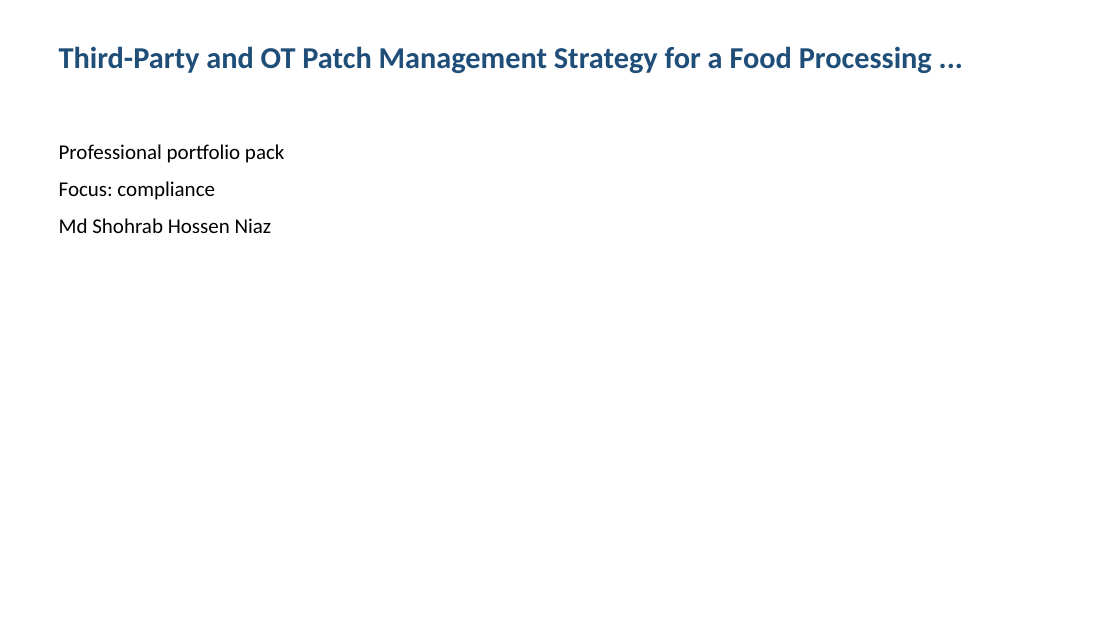
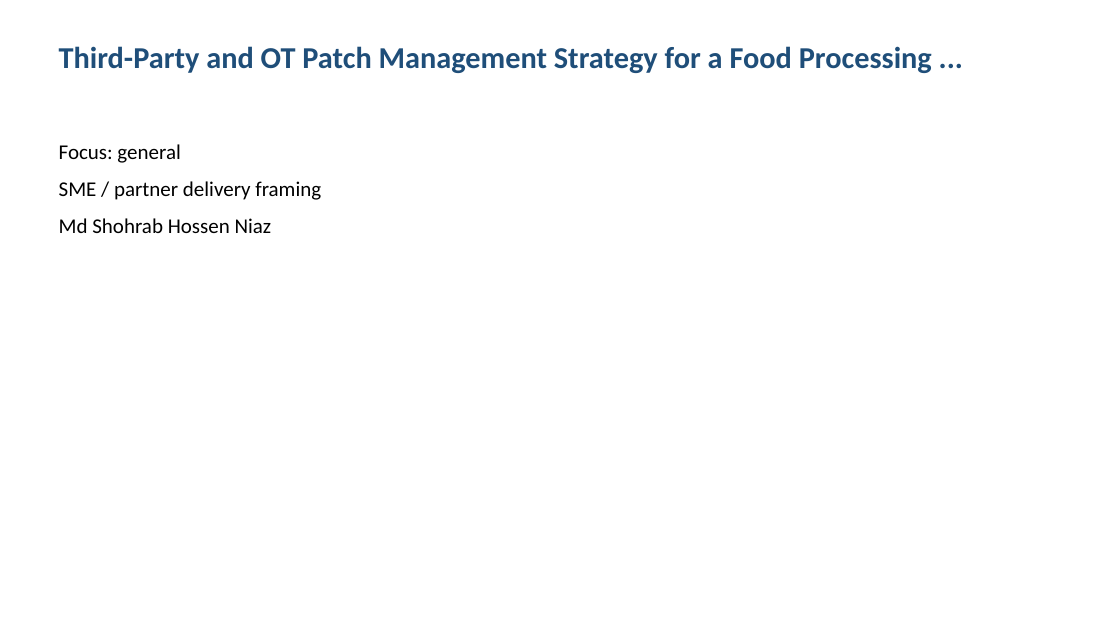
Before and after one commit to shohrabniaz/ot-thirdparty-patch-strategy, a slide deck: slide 1 of Final_Submission/02_Presentation.pptx. Drawn at 1120x630 pixels with LibreOffice and Linux fonts; fonts in the diff are those of the drawing. Boxes give left, top, right and bottom in pixels: in the first picture for what was removed or moved away, otherwise in the second. Text is boxed around its words. In the diff, an @@ line names an element or a change of style, - is before the commit and + after.

Commit message:
Polish portfolio pack for professional showcase readiness.

```diff
--- a/Final_Submission/02_Presentation.pptx
+++ b/Final_Submission/02_Presentation.pptx
@@ text at <box>59,144,321,200</box>: text changed @@
-Professional portfolio pack
-Focus: compliance
+Focus: general
+SME / partner delivery framing
```
Also in this commit, not shown: 3 other slides changed, 12 other files.
